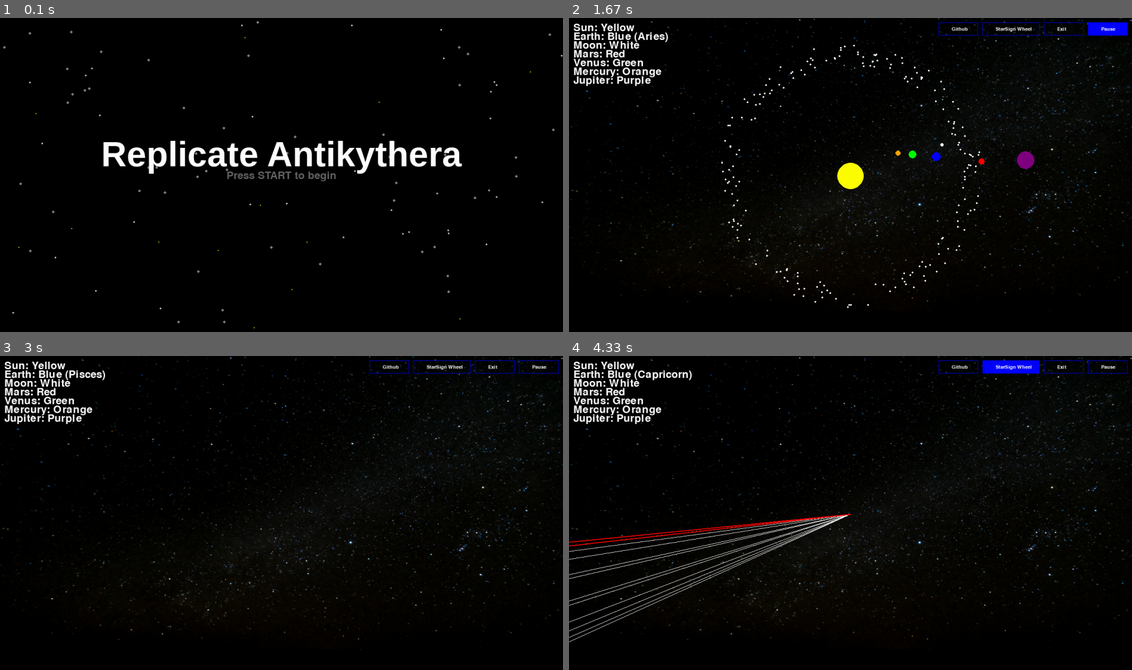
Above: before the commit, frames 1-4 (two rows, left to right).
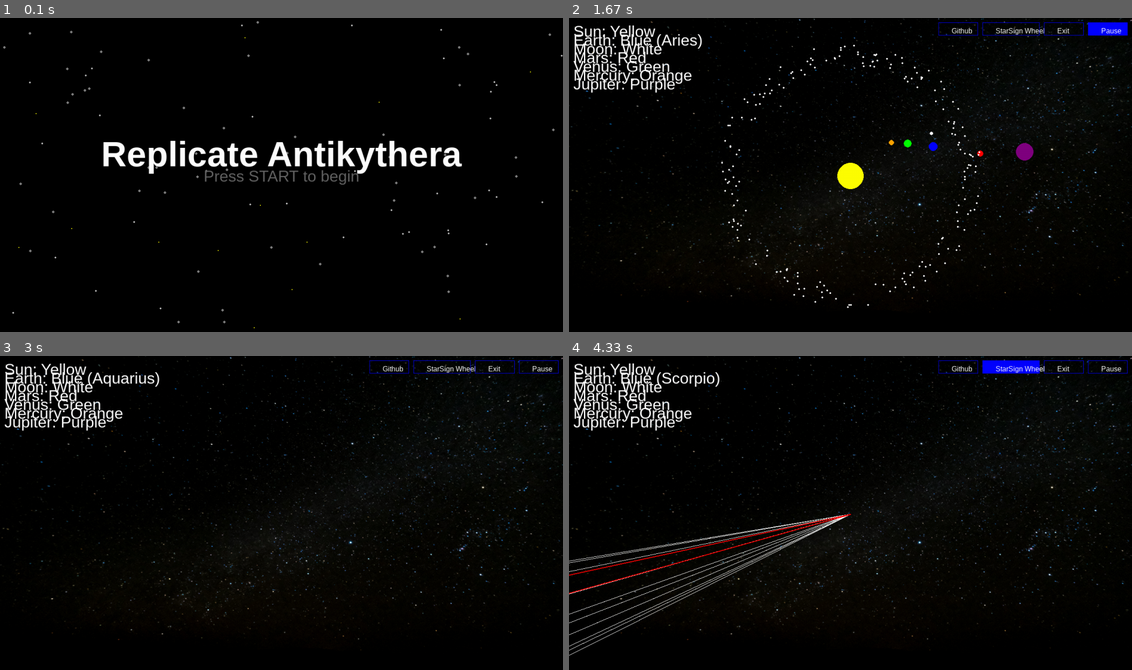
Above: after the commit, the same moments.

Repository: LBassett21/ReplicateAntikythera
Game: pygame game, started from ReplicateAntikythera/ReplicateAntikythera.py
The game is run twice, just before and just after one commit, with the same random seed, the same clock (stepped at 60 frames per second) and the same inputs.
Inputs (mouse positions are in pixels of both pictures, inside the frame that each line leads up to):
- Up to frame 1 (0.1 s): no input
- Up to frame 2 (1.67 s): press the mouse at (850, 175) at 0.37 s; move the mouse to (760, 153) at 0.47 s; release the mouse at (675, 127) at 0.6 s; press the mouse at (1109, 27) at 0.7 s; move the mouse to (873, 105) at 0.8 s; release the mouse at (642, 181) at 0.93 s; press the mouse at (1008, 27) at 1.03 s; move the mouse to (940, 153) at 1.13 s; release the mouse at (873, 278) at 1.27 s; press the mouse at (1008, 27) at 1.37 s; move the mouse to (968, 68) at 1.47 s; release the mouse at (929, 105) at 1.6 s
- Up to frame 3 (3 s): press the mouse at (540, 365) at 2.2 s; move the mouse to (439, 393) at 2.3 s; release the mouse at (343, 421) at 2.43 s
- Up to frame 4 (4.33 s): press the mouse at (1008, 365) at 3.53 s; move the mouse to (1025, 484) at 3.63 s; release the mouse at (1041, 607) at 3.77 s; click (681, 403) at 3.88 s; press the mouse at (957, 365) at 4.2 s; move the mouse to (873, 450) at 4.3 s

The runs differ from the first frame. In frame 1, 0.5% of the frame differs, in the area x 36-64%, y 48-54%; in frame 2, 3.0%; in frame 3, 2.7%; in frame 4, 6.0%, in the area x 0-99%, y 1-96%.

Commit message:
changed something

Diff:
--- a/ReplicateAntikythera/GUI.py
+++ b/ReplicateAntikythera/GUI.py
@@ -22,8 +22,8 @@
 
 # Start window surface definition
 start_window = pygame.Surface((width, height))
-start_font = pygame.font.SysFont(None, 36)
-title_font = pygame.font.SysFont(None, 80)
+start_font = pygame.font.SysFont("Arial", 36)
+title_font = pygame.font.SysFont("Arial", 80)
 # Imports background image to program
 background_image = pygame.image.load("starry_night.jpg")
 background_image = pygame.transform.smoothscale(background_image, (width,height))
@@ -91,8 +91,8 @@
 
 
 #Define the information for the key
-key_font = pygame.font.SysFont(None, 36) #font for the key
-button_font = pygame.font.SysFont(None, 16)
+key_font = pygame.font.SysFont("Arial", 36) #font for the key
+button_font = pygame.font.SysFont("Arial", 16)
 key_text = {
     "Sun": "Yellow",
     "Earth": "Blue",
@@ -167,7 +167,7 @@
     def set_rend(self):
         self.rend = start_font.render(self.text, True, self.get_color())
 
-        #start_font = pygame.font.SysFont(None, 36)
+        #start_font = pygame.font.SysFont("Arial", 36)
     def get_color(self):
         if self.hovered:
             return (255, 255, 255)
@@ -186,7 +186,8 @@
 #storing hovertexts in array called options
 options = [Button_Start]
 
-
+time_delta = 0
+sim_time = 0
 
 while running:
     # Scale the screen
@@ -236,8 +237,6 @@
             zoom_scale /= 1.05
             offset_x = zoom_center_x - scaled_mouse_x / zoom_scale
             offset_y = zoom_center_y - scaled_mouse_y / zoom_scale
-
-
 
         clock = pygame.time.Clock()
 
@@ -493,7 +492,7 @@
         pygame.draw.polygon(screen, WHITE, triangle11, 1)
 
 
-        special_font = pygame.font.SysFont(None, 60)
+        special_font = pygame.font.SysFont("Arial", 60)
         text1_surface = special_font.render(f"{current_sign}", True, RED)
        # screen.blit(text1_surface, (width // 2 - 100, height // 2 ))
         screen.blit(text1_surface, ((zodiac_line_points[current_sign_index])))
@@ -516,7 +515,9 @@
         screen.blit(key_surface, (key_x, key_y + i * key_padding))
 
     pygame.display.flip()
-    clock.tick(40)
+
+    time_delta = clock.tick(60) / 1000.0
+    sim_time = time_delta
 
 # Quit the game
 pygame.quit()
